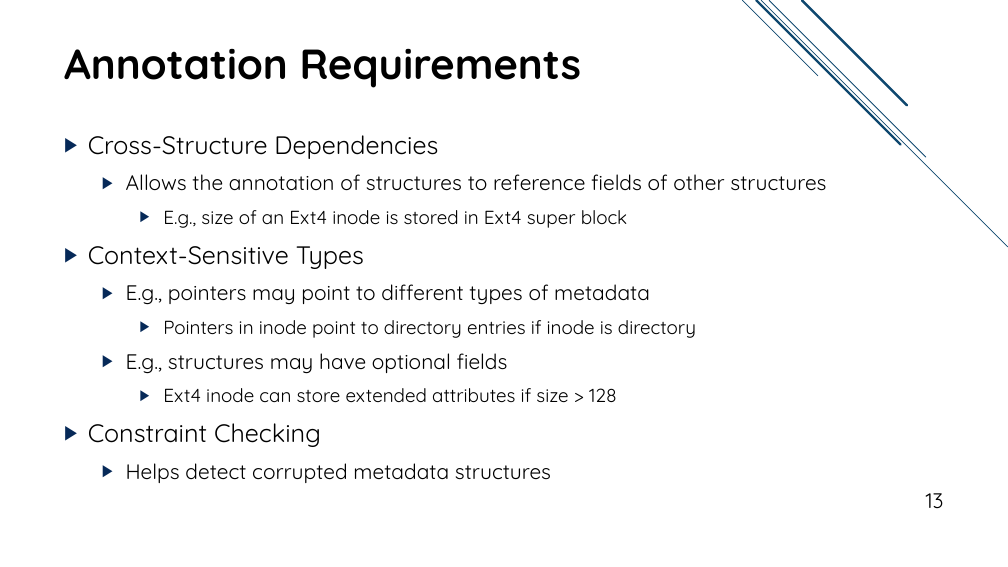
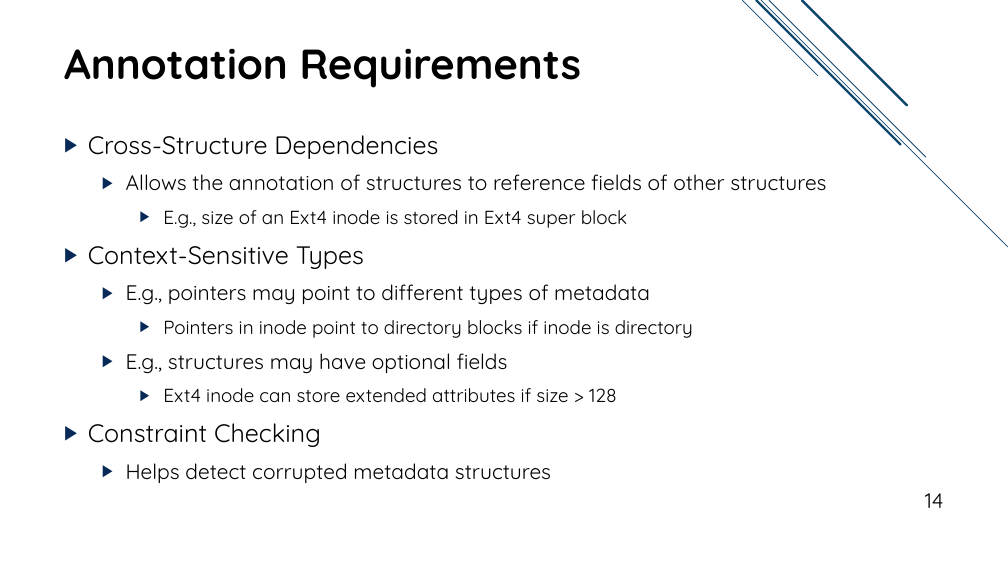
Before and after one commit to jacksun007/spiffy-paper, a slide deck: slide 14 of talk/spiffy_talk.pptx (slide 13 before the commit). Drawn at 1008x567 pixels with LibreOffice and Linux fonts; fonts in the diff are those of the drawing. Boxes give left, top, right and bottom in pixels: in the first picture for what was removed or moved away, otherwise in the second. Text is boxed around its words. In the diff, an @@ line names an element or a change of style, - is before the commit and + after.

Commit message:
updated example annotation slides and manual vs. spiffy app slides

```diff
--- a/talk/spiffy_talk.pptx
+++ b/talk/spiffy_talk.pptx
@@ text at [163, 320, 693, 338]: text changed @@
-    ▶ Pointers in inode point to directory entries if inode is directory
+    ▶ Pointers in inode point to directory blocks if inode is directory
@@ page number at [925, 493, 944, 508]: text changed @@
-13
+14
```
Also in this commit, not shown: 17 other slides changed, 1 slide added, 5 slides removed.
